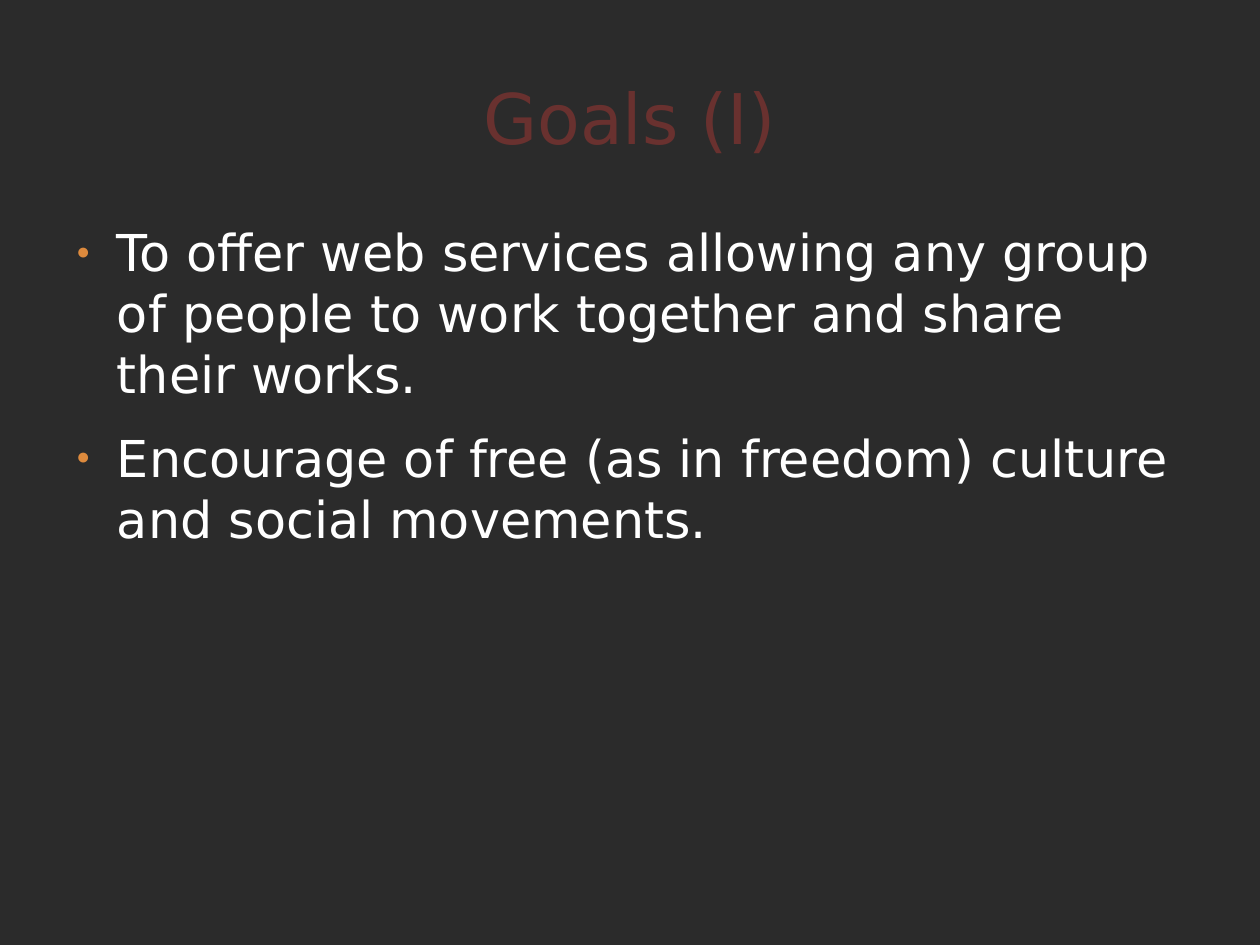
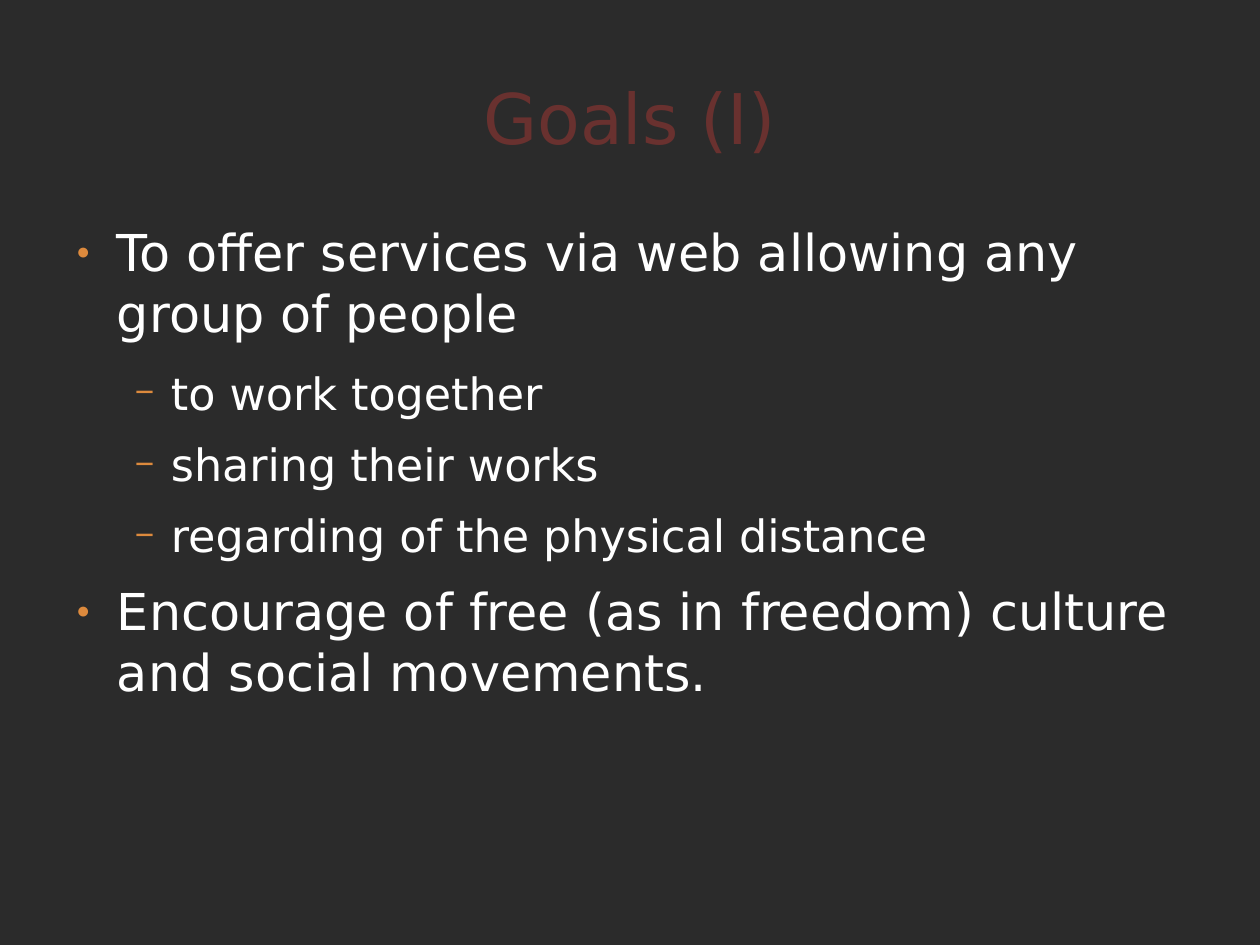
Before and after one commit to comunes/kune, a slide deck: slide 3 of doc/kune-dic-08.odp (slide 4 before the commit). Drawn at 1260x945 pixels with LibreOffice and Linux fonts; fonts in the diff are those of the drawing; background and template pictures are left out; a plain dark background stands for a picture behind light text. Boxes give left, top, right and bottom in pixels: in the first picture for what was removed or moved away, otherwise in the second. Text is boxed around its words. In the diff, an @@ line names an element or a change of style, - is before the commit and + after.

```diff
--- a/doc/kune-dic-08.odp
+++ b/doc/kune-dic-08.odp
@@ text at [117, 232, 1077, 562]: text changed; size 32 to 28 pt @@
-● To offer web services allowing any group of people to work together and share their works.
+● To offer services via web allowing any group of people
+  − to work together
+  − sharing their works
+  − regarding of the physical distance
```
Also in this commit, not shown: 13 other slides changed, 2 slides removed.
